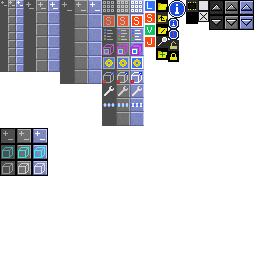
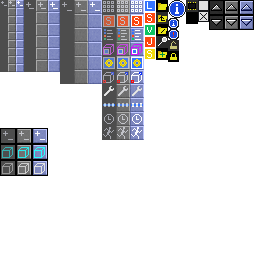
Two versions of the same layered image (256 × 256). Layer-by-layer changes:
painted on "Icons" over [103, 49, 155, 139]
painted on "Mockup" over [102, 126, 144, 140]
